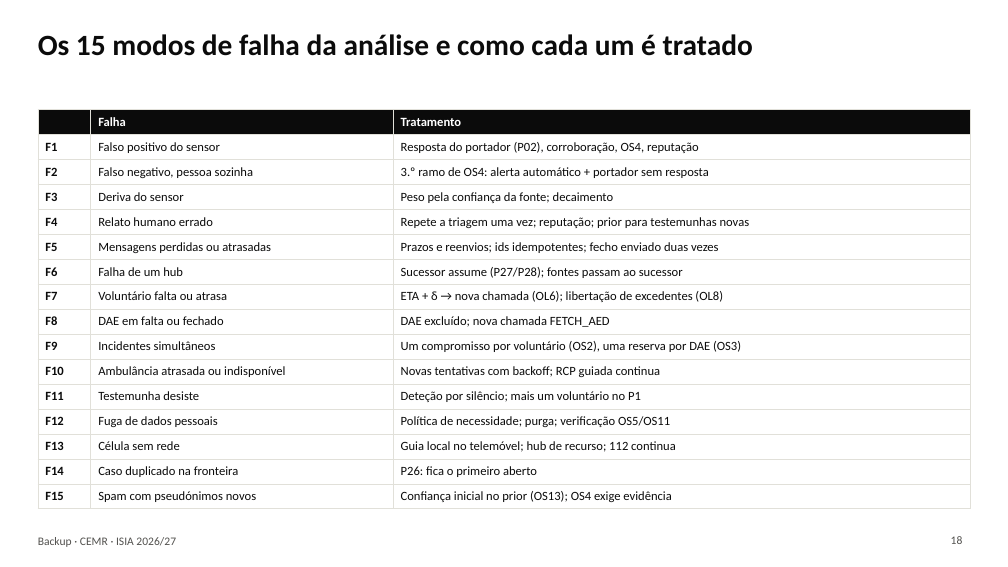
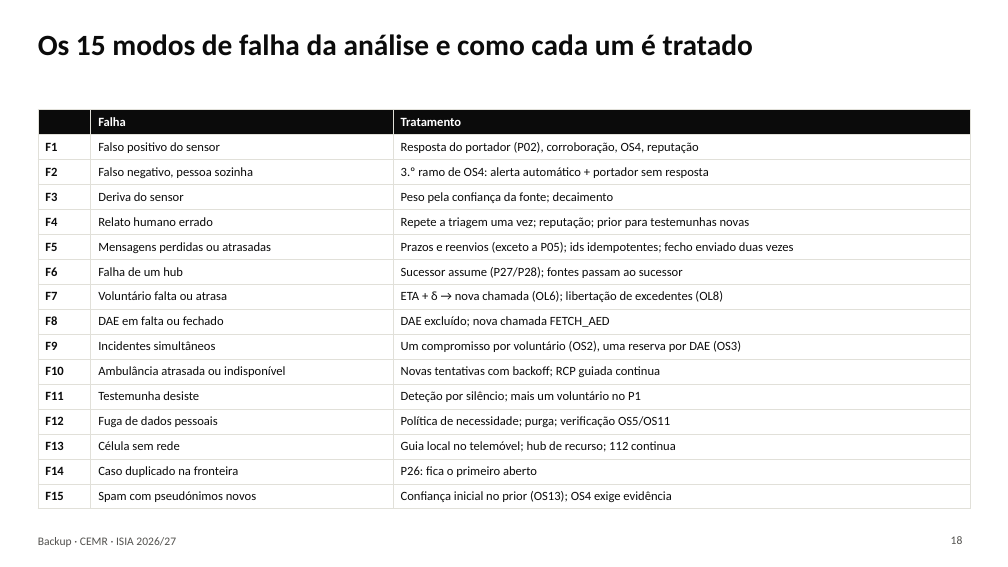
Before and after one commit to rodrigoilde/fcup-isia, a slide deck: slide 18 of slides/apresentacao.pptx. Drawn at 1008x567 pixels with LibreOffice and Linux fonts; fonts in the diff are those of the drawing. Boxes give left, top, right and bottom in pixels: in the first picture for what was removed or moved away, otherwise in the second. Text is boxed around its words. In the diff, an @@ line names an element or a change of style, - is before the commit and + after.

```diff
--- a/slides/apresentacao.pptx
+++ b/slides/apresentacao.pptx
@@ table at (x1=38, y1=110, x2=970, y2=506) @@
-row 6, column 3: Prazos e reenvios; ids idempotentes; fecho enviado duas vezes
+row 6, column 3: Prazos e reenvios (exceto a P05); ids idempotentes; fecho enviado duas vezes
```
Also in this commit, not shown: 2 other slides changed.
